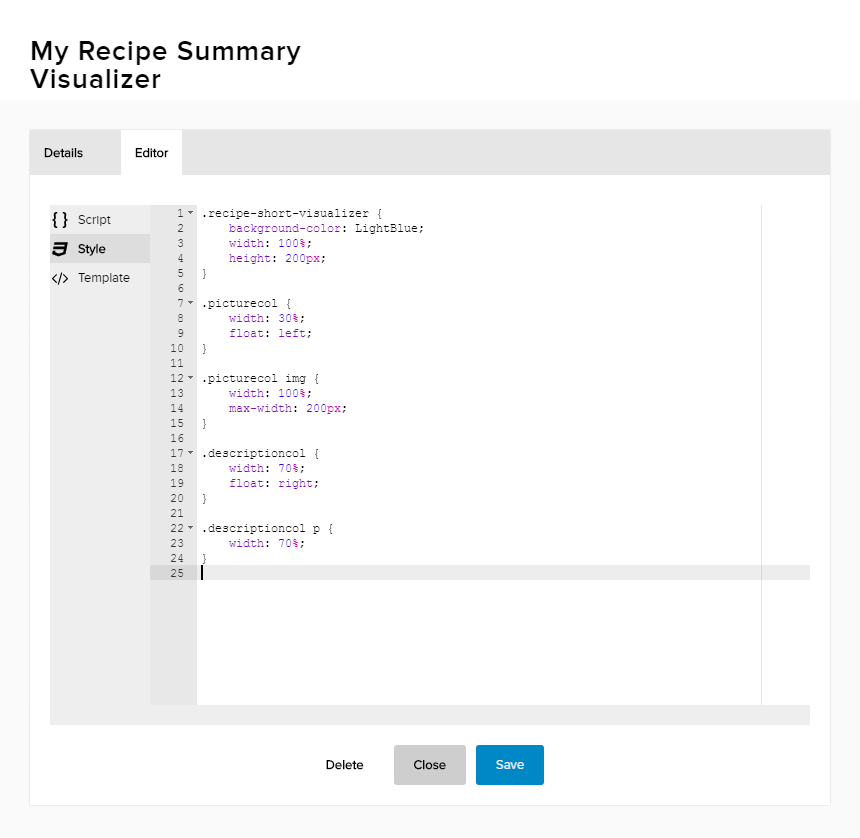
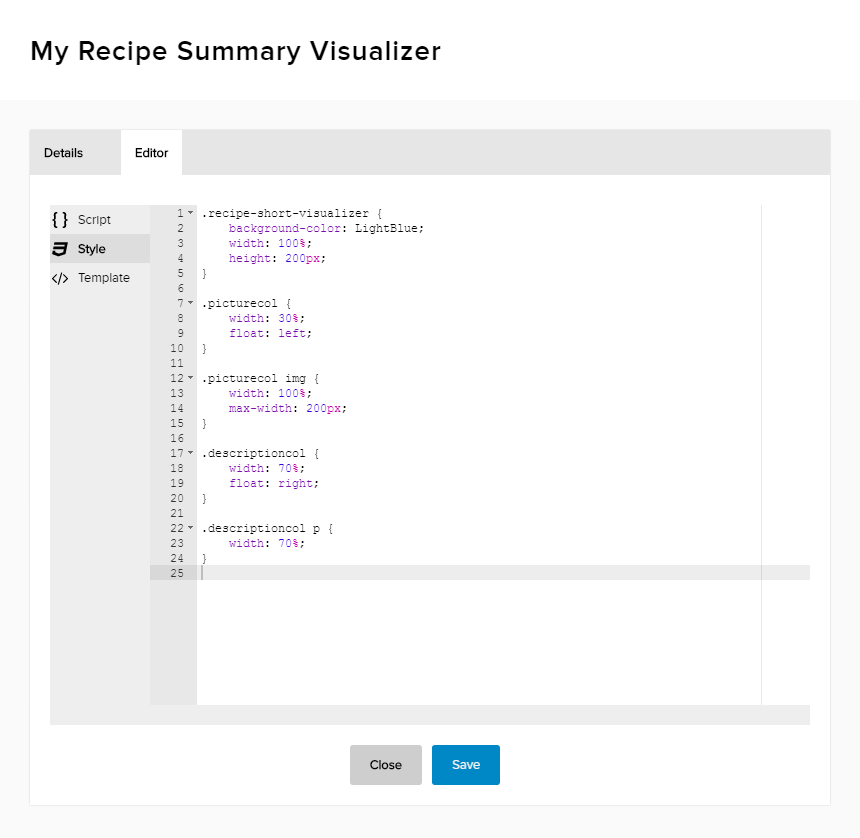
Before/after of a 860×838 layered artwork. What changed in the layer stack:
painted on "style css code" over (30, 41, 544, 785)
painted on "template html code" over (30, 41, 544, 785)
painted on "template initial" over (30, 41, 441, 580)
painted on "details" over (30, 41, 544, 769)
